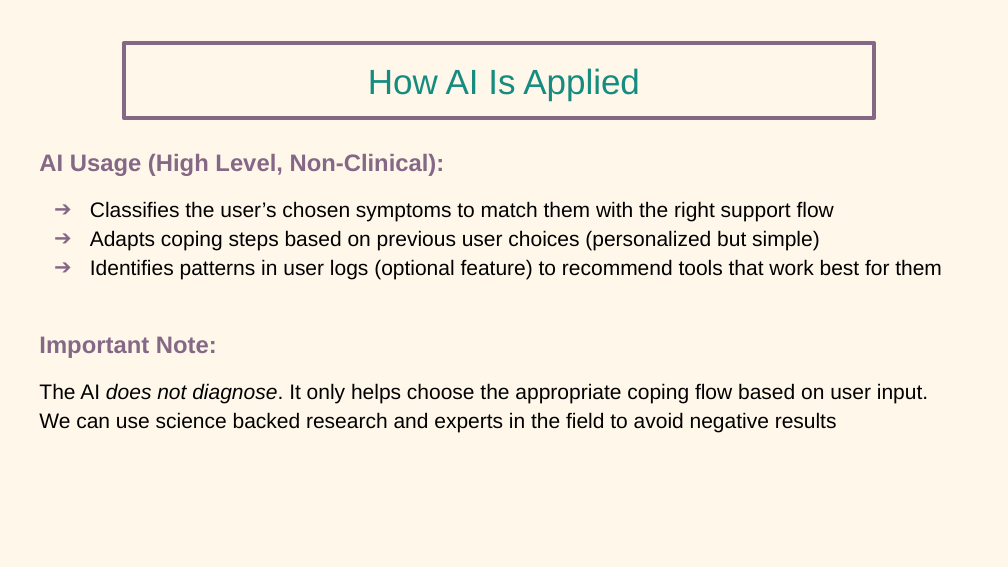
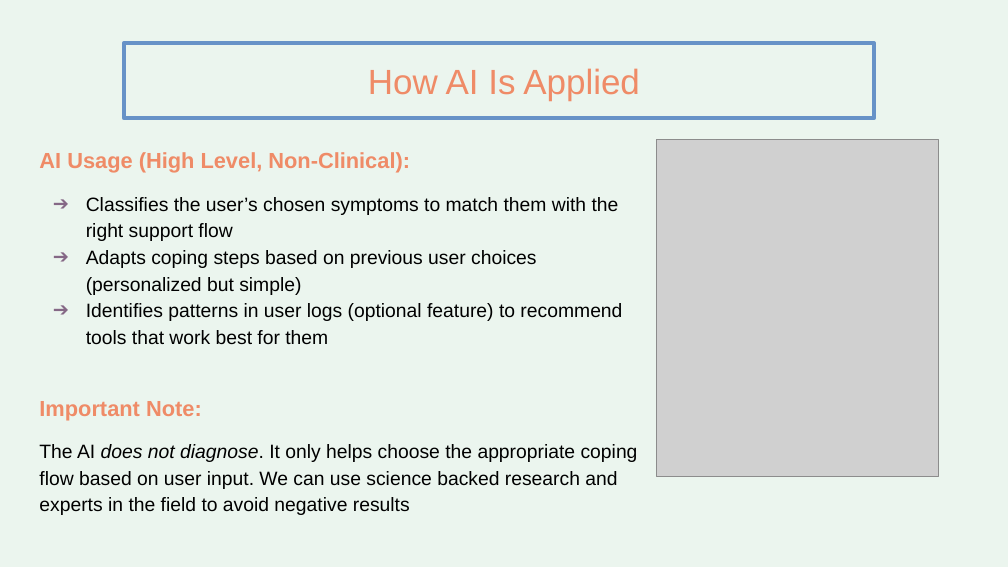
Before and after one commit to pedemaris/ai-innovators-mental-health-support, a slide deck: slide 4 of PP_CalmStep_Capstone_AAI101 2.pptx (slide 5 before the commit). Drawn at 1008x567 pixels with LibreOffice and Linux fonts; fonts in the diff are those of the drawing; grey boxes stand for pictures. Boxes give left, top, right and bottom in pixels: in the first picture for what was removed or moved away, otherwise in the second. Text is boxed around its words. In the diff, an @@ line names an element or a change of style, - is before the commit and + after.

```diff
--- a/PP_CalmStep_Capstone_AAI101 2.pptx
+++ b/PP_CalmStep_Capstone_AAI101 2.pptx
@@ background #FFF8EA to #EBF5EE @@
@@ title "How AI Is Applied" at [368, 68, 640, 100]: text colour #168C80 to #EF8B67 @@
@@ rectangle at [124, 43, 874, 119]: outline #856886 3 pt to #6792C7 3 pt @@
@@ text "AI Usage (High Level, Non-Clinical):" at [39, 152, 638, 515]: size 17 to 15.6 pt, text colour #856886 to #EF8B67 in "AI Usage (High Level, Non-Clinical):", "Important Note:"; size 15 to 13.8 pt in "Classifies the user’s chosen symptoms to match ...", "Adapts coping steps based on previous user ...", "Identifies patterns in user logs (optional feature) ...", "The AI does not diagnose. It only ..."; less space between paragraphs; indent changed @@
@@ picture added at [656, 139, 938, 477] @@
```
Also in this commit, not shown: 10 other slides changed, 1 slide removed.
